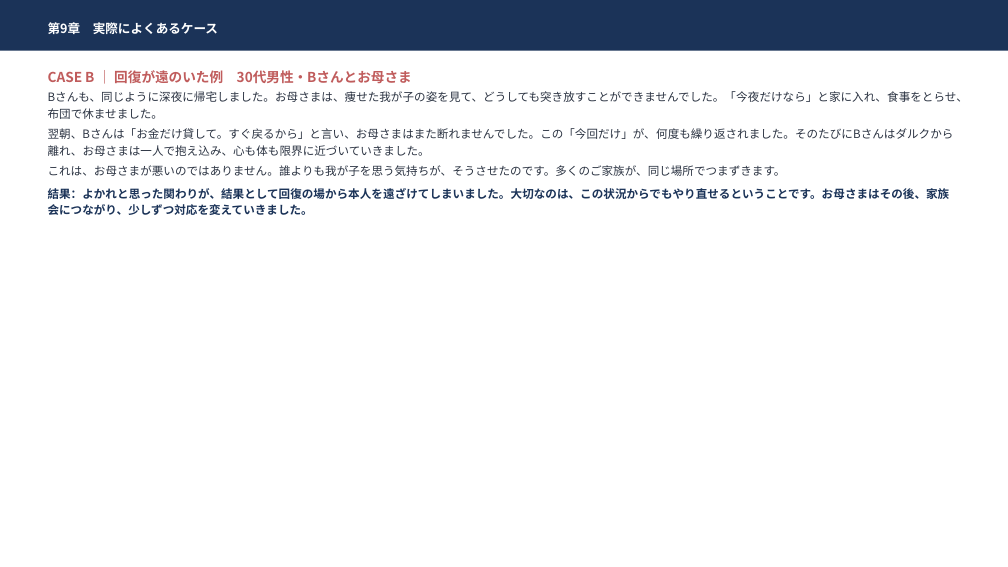
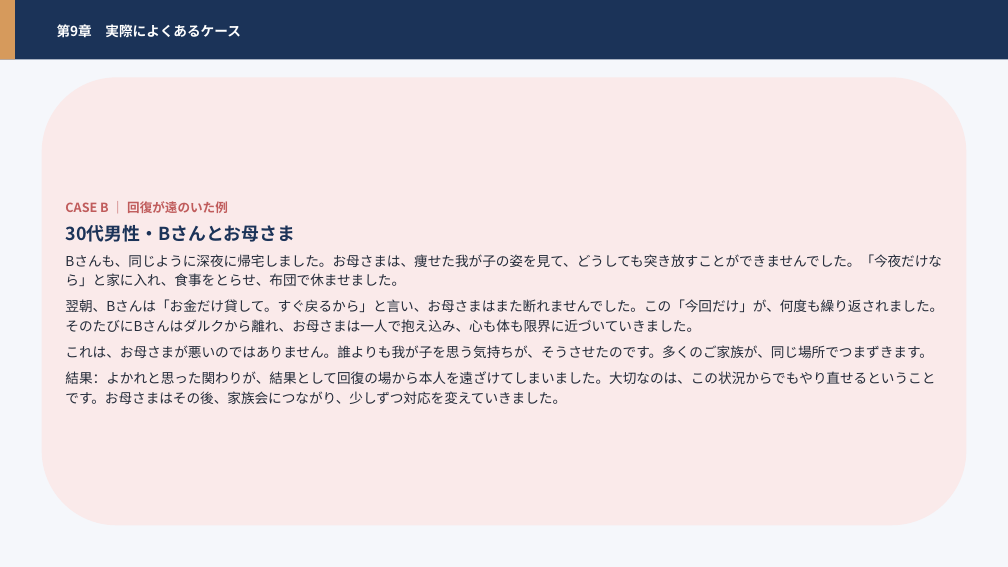
Before and after one commit to hiderock84-sys/darca, a slide deck: slide 58 of public/manual.pptx (slide 48 before the commit). Drawn at 1008x567 pixels with LibreOffice and Linux fonts; fonts in the diff are those of the drawing. Boxes give left, top, right and bottom in pixels: in the first picture for what was removed or moved away, otherwise in the second. Text is boxed around its words. In the diff, an @@ line names an element or a change of style, - is before the commit and + after.

```diff
--- a/public/manual.pptx
+++ b/public/manual.pptx
@@ rectangle: place and size @@
-rectangle at [0,0,1008,51]
+rectangle at [0,0,1008,60]
@@ rectangle added at [0,0,1008,567], fill #F5F7FB @@
@@ rectangle added at [0,0,15,60], fill #D69A5C @@
@@ text "第9章 実際によくあるケース": place and size @@
-text "第9章 実際によくあるケース" at [48,22,218,34]
+text "第9章 実際によくあるケース" at [57,24,241,38]
@@ text "第9章 実際によくあるケース" at [57,24,241,38]: size 12 to 13 pt; line spacing 1.18 to 1.2 @@
@@ rounded rectangle added at [42,77,966,526], fill #FAEAEA @@
@@ text "CASE B ｜ 回復が遠のいた例": place and size @@
-text "CASE B ｜ 回復が遠のいた例" at [48,70,968,215]
+text "CASE B ｜ 回復が遠のいた例" at [65,201,943,404]
@@ text "CASE B ｜ 回復が遠のいた例" at [65,201,943,404]: vertical alignment top to middle @@
@@ text at [65,201,295,242]: text changed; size 13 to 12 pt @@
-CASE B ｜ 回復が遠のいた例 30代男性・Bさんとお母さま
+CASE B ｜ 回復が遠のいた例
+30代男性・Bさんとお母さま
@@ text at [65,254,943,404]: size 11 to 13 pt; text colour #2B3342 to #242C3A in "Bさんも、同じように深夜に帰宅しました。お母さまは、痩せた我が子の姿を見て、どうしても突き放すことができませんでした。「 ...", "翌朝、Bさんは「お金だけ貸して。すぐ戻るから」と言い、お母さまはまた断れませんでした。この「今回だけ」が、何度も繰り返さ ...", "これは、お母さまが悪いのではありません。誰よりも我が子を思う気持ちが、そうさせたのです。多くのご家族が、同じ場所でつまず ..."; text colour #1B3358 to #242C3A, bold off in "結果：よかれと思った関わりが、結果として回復の場から本人を遠ざけてしまいました。大切なのは、この状況からでもやり直せると ..."; line spacing 1.18 to 1.2; more space between paragraphs @@
```
Also in this commit, not shown: 59 other slides changed, 21 slides added, 3 slides removed, 1 other file.
